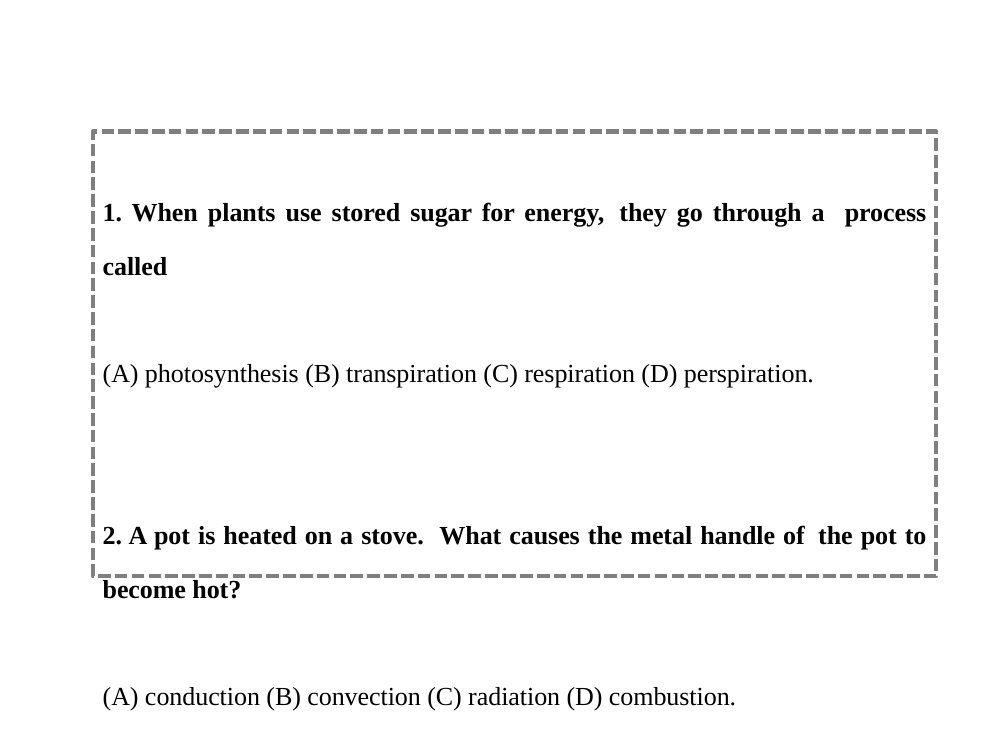
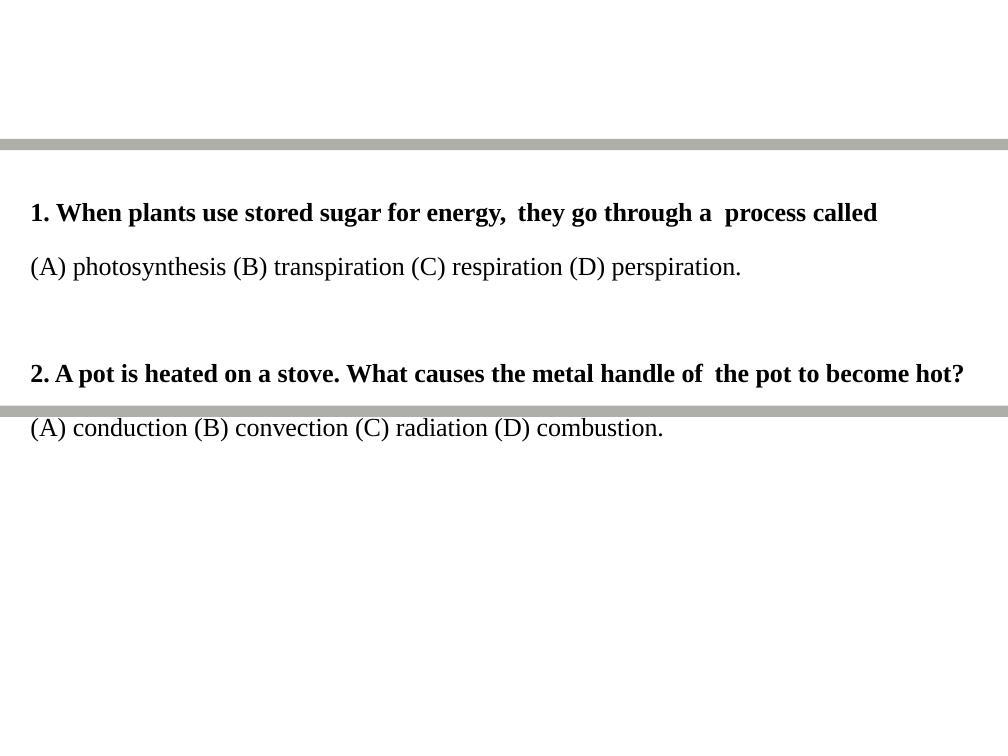
Before and after one commit to niranjanb/processkb, a slide deck: slide 5 of tex/figures/architecture.pptx (slide 4 before the commit). Drawn at 1008x756 pixels with LibreOffice and Linux fonts; fonts in the diff are those of the drawing. Boxes give left, top, right and bottom in pixels: in the first picture for what was removed or moved away, otherwise in the second. Text is boxed around its words. In the diff, an @@ line names an element or a change of style, - is before the commit and + after.

```diff
--- a/tex/figures/architecture.pptx
+++ b/tex/figures/architecture.pptx
@@ rounded rectangle added at (x1=0, y1=144, x2=1008, y2=411), outline #AEAFA9 8 pt @@
@@ text "1. When plants use stored ..." moved from (x1=93, y1=132, x2=936, y2=577) to (x1=30, y1=202, x2=965, y2=442) @@
@@ text "1. When plants use stored ..." at (x1=30, y1=202, x2=965, y2=442): outline #7F7F7F 3 pt dashed to none @@
```
Also in this commit, not shown: 2 slides added, 2 other files.
